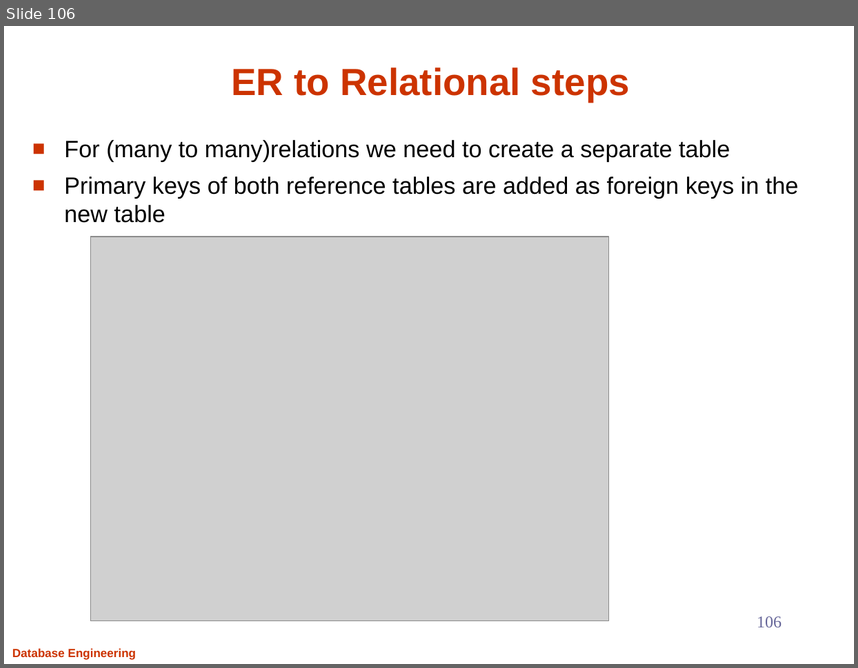
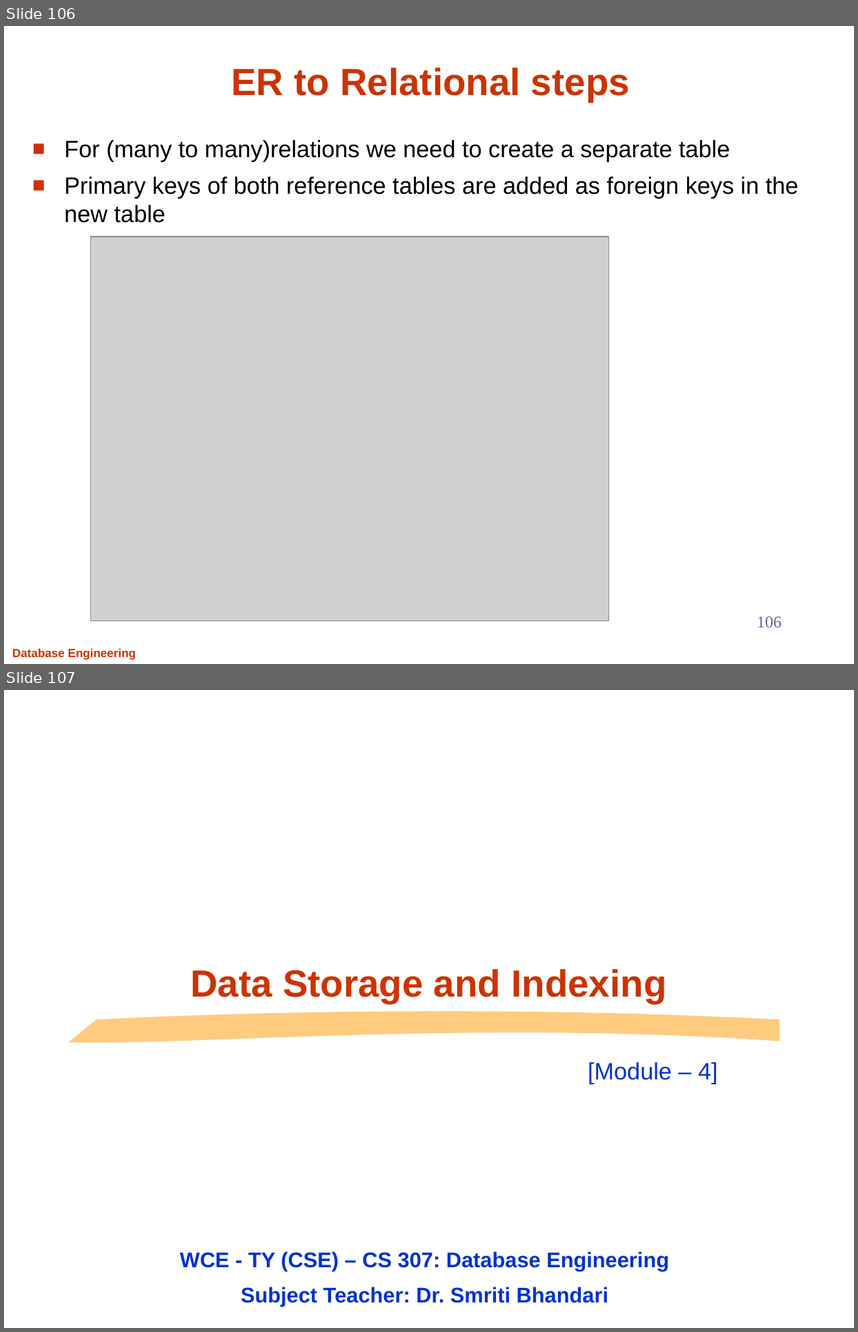
Before and after one commit to Aashishsharma/Learnings, a slide deck: RDBMS/DB.pptx. Shown one above the other, each under a label of ours: slide 106 before the commit, slides 106 and 107 after it. The pictures are 858x668 and 858x1332 pixels, drawn with LibreOffice and Linux fonts; fonts in the diff are those of the drawing; grey boxes stand for pictures; background and template pictures are left out. Boxes give left, top, right and bottom in pixels: in the first picture for what was removed or moved away, otherwise in the second. Text is boxed around its words. In the diff, an @@ line names an element or a change of style, - is before the commit and + after.

```diff
--- a/RDBMS/DB.pptx
+++ b/RDBMS/DB.pptx
@@ slide 107 added at (x1=4, y1=690, x2=854, y2=1328), background #FFFFFF @@
@@ title added at (x1=190, y1=969, x2=666, y2=1003), 32 pt, text #CC3300, bold @@
+Data Storage and Indexing
@@ freeform shape added at (x1=69, y1=1000, x2=780, y2=1045), fill #FF9900 at 50% opacity @@
@@ subtitle added at (x1=588, y1=1062, x2=718, y2=1083), 20 pt, text #0033CC @@
+[Module – 4]
@@ text added at (x1=180, y1=1251, x2=669, y2=1306), 18 pt, text #0033CC, bold @@
+WCE - TY (CSE) – CS 307: Database Engineering
+Subject Teacher: Dr. Smriti Bhandari
```
Also in this commit, not shown: 43 other slides added.
